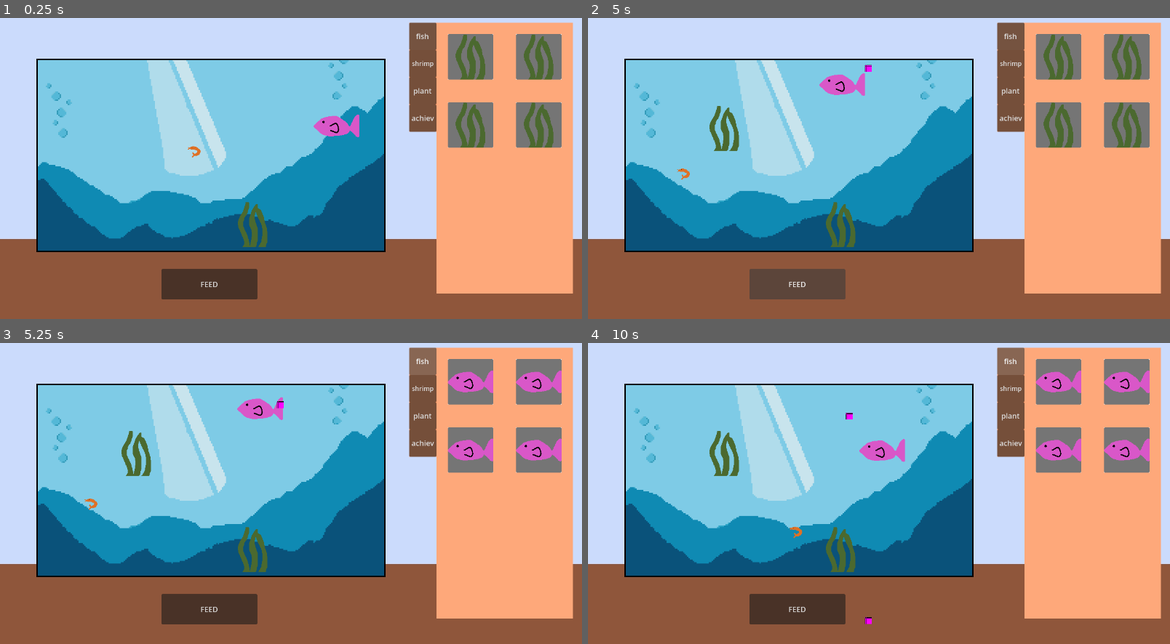
Above: before the commit, frames 1-4 (two rows, left to right).
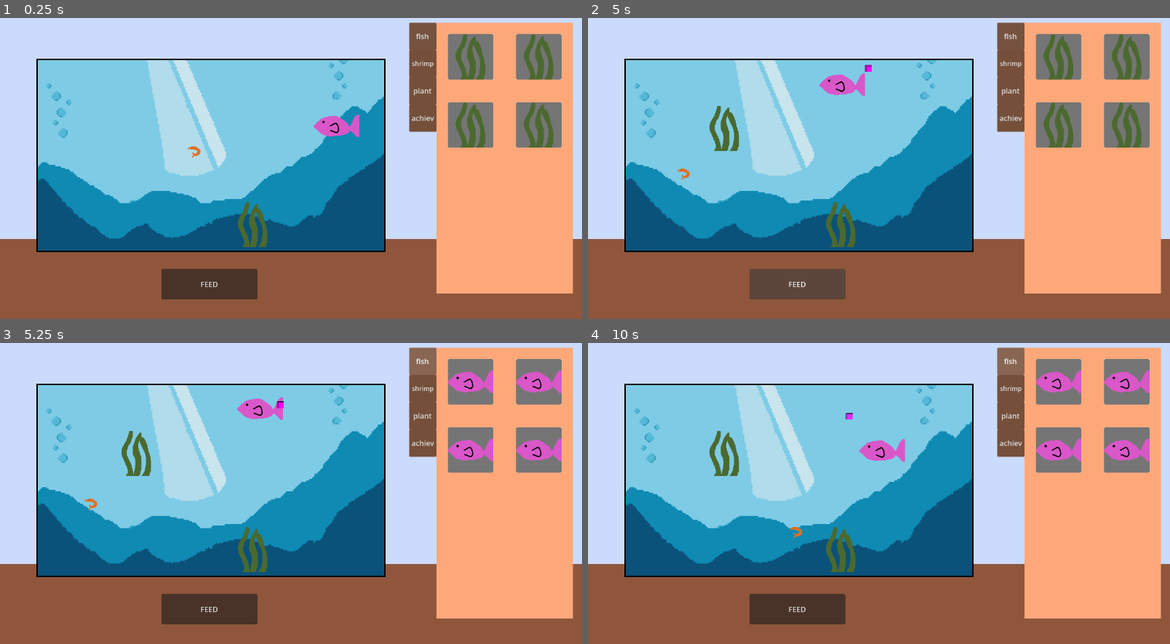
Above: after the commit, the same moments.

Repository: RayYRE/ClickNClaw
Game: Godot game, scene res://scenes/game.tscn
The game is run twice, just before and just after one commit, with the same random seed, the same clock (stepped at 60 frames per second) and the same inputs. The project has no main scene, so this scene is started directly.
Inputs (mouse positions are in pixels of both pictures, inside the frame that each line leads up to):
- Up to frame 1 (0.25 s): no input
- Up to frame 2 (5 s): click "fish" at 0.5 s; click "shrimp" at 1.25 s; click "plant" at 2 s; click "achiev" at 2.75 s; click (1059, 57) at 3.52 s; click "FEED" at 4.25 s
- Up to frame 3 (5.25 s): click "fish" at 5 s
- Up to frame 4 (10 s): click "shrimp" at 5.75 s; click "plant" at 6.5 s; click "achiev" at 7.25 s; click (1059, 382) at 8.02 s; click "FEED" at 8.75 s; click "fish" at 9.5 s

Frames 1-3 are identical in both runs. In frame 4, less than 0.1% of the frame differs, in the area x 44-49%, y 23-94%.

Commit message:
food despawn

Diff:
--- a/scripts/food.gd
+++ b/scripts/food.gd
@@ -4,6 +4,12 @@
 const SPEED = 5.0
 const GRAVITY = 100
 
+func _process(delta: float) -> void:
+	if global_position.y > 200:
+		$FoodSprite.self_modulate.a *= 0.98
+
+	if global_position.y > 400:
+		queue_free()
 
 func _physics_process(delta: float) -> void:
 	# Add the gravity.
